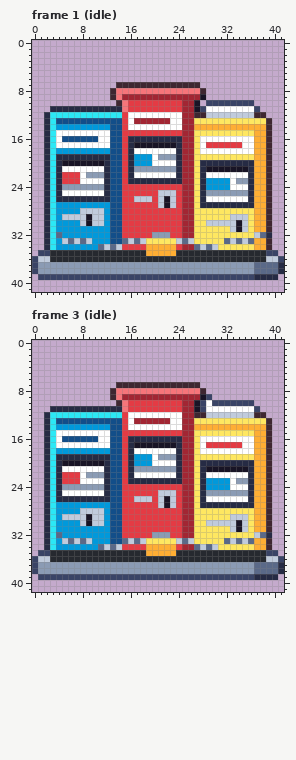
One commit to this pixel-art file: art/hood-city/newspaper-box@88.aseprite. Above, as it was before the edit.
42x42 pixels, 4 frames. Shown: frame 1 (idle), frame 3 (idle). The commit also changed other frames, which this record leaves out.
And afterwards:
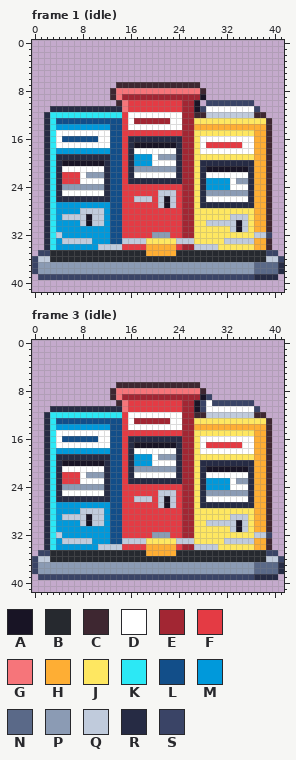
Palette (. is transparent): A #181425  B #26292f  C #3e2731  D #ffffff  E #a22633  F #e43b44  G #f6757a  H #feae34  J #fee761  K #2ce8f5  L #124e89  M #0099db  N #5a6988  P #8b9bb4  Q #c0cbdc  R #262b44  S #3a4466
Edits made:
--- frame 1 (idle)
@@ x 0..41 @@
 31 ..RKMMMMMMMMMLLFFFFFFFFFFEEJJJJJJQAQJHHC..
-32 ..RKNMMMMMMMMLLFFFFFPPPFFEEJJJJJJJJJJQNR..
-33 ..RKMQNQNQMMMLLNQNQJJJJJQNQJJJJJNQNQNHHC..
-34 ..RKMMMMMMMNQNQFFFFHHHHHFEENQNQJJJJJJHHC..
+32 ..RKQMMMMMMMMLLFFFFFPPPFFEEJJJJJJJJJJQQS..
+33 ..RKMQQQQQMMMLLQQQQJJJJJQQQJJJJJQQQQQHHC..
+34 ..RKMMMMMMMQQQQFFFFHHHHHFEEQQQQJJJJJJHHC..
 35 .SSBBBBBBBBBBBBBBBBHHHHHBBBBBBBBBBBBBBBSS.
--- frame 3 (idle): the same change as frame 1 (idle)
Pixel boxes of the changes (left, top, right, bottom) in both pictures:
changed: (56, 232, 140, 250)
changed: (182, 232, 272, 250)
changed: (56, 532, 140, 550)
changed: (182, 532, 272, 550)
